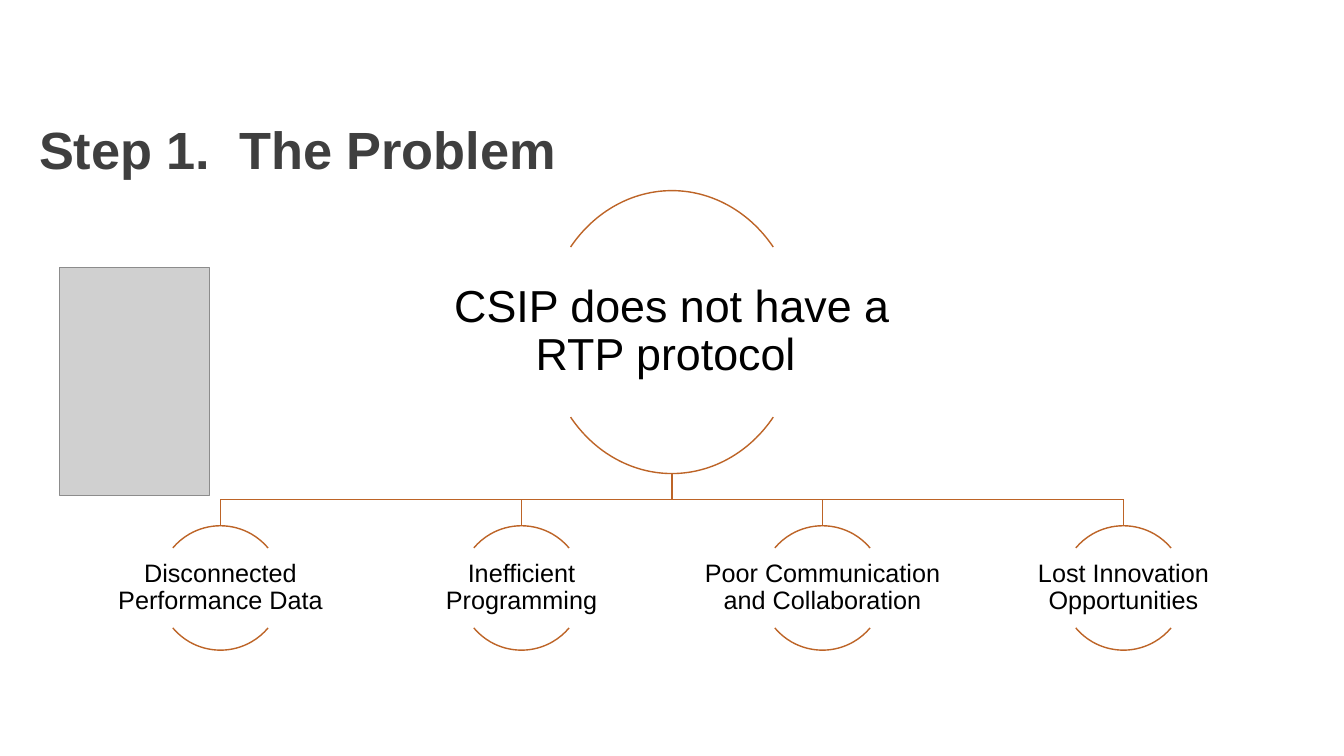
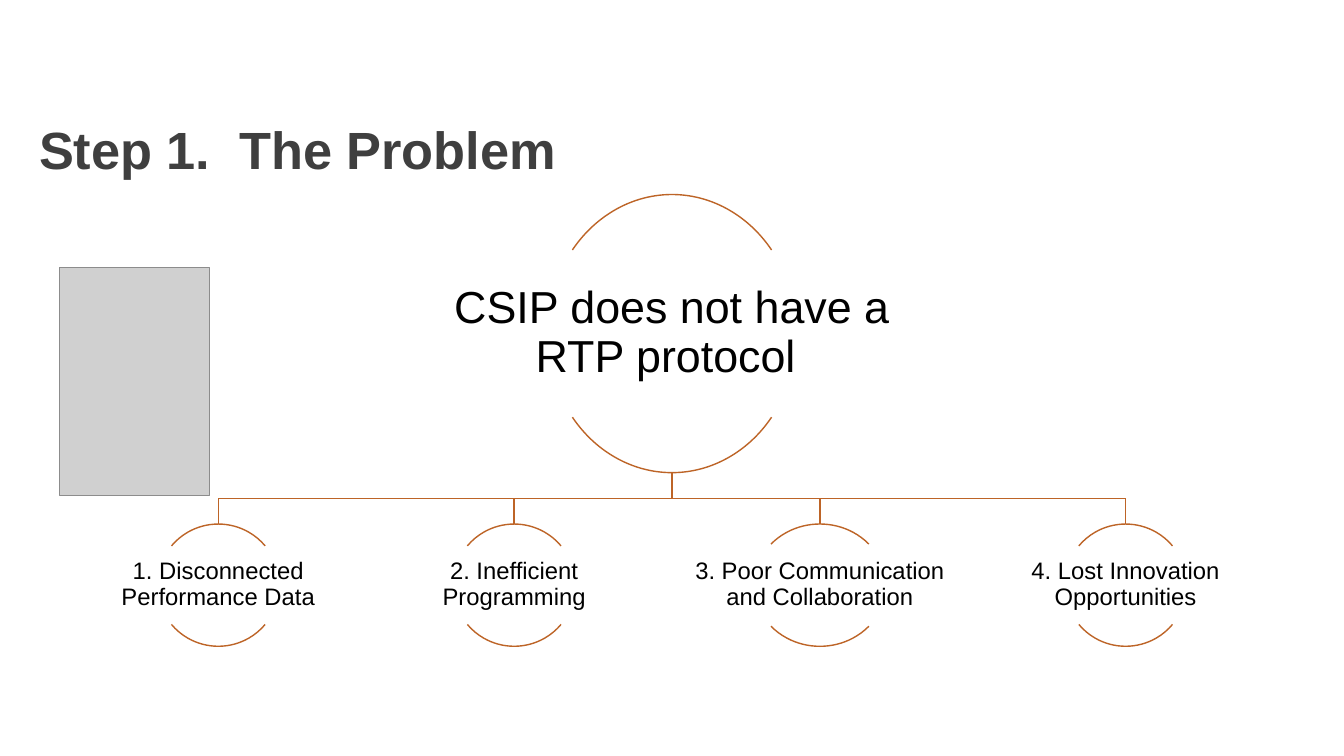
Before and after one commit to AKates717/CSI-Pacific-RTP, a slide deck: slide 5 of RTP Resources/RTP_L&L_2026.pptx (slide 2 before the commit). Drawn at 1344x756 pixels with LibreOffice and Linux fonts; fonts in the diff are those of the drawing; grey boxes stand for pictures; background and template pictures are left out. Boxes give left, top, right and bottom in pixels: in the first picture for what was removed or moved away, otherwise in the second. Text is boxed around its words. In the diff, an @@ line names an element or a change of style, - is before the commit and + after.

```diff
--- a/RTP Resources/RTP_L&L_2026.pptx
+++ b/RTP Resources/RTP_L&L_2026.pptx
@@ arc (boxed as its full ellipse) resized from (x1=545, y1=191, x2=800, y2=474) to (x1=547, y1=195, x2=797, y2=473) @@
@@ arc (boxed as its full ellipse) resized from (x1=545, y1=191, x2=800, y2=474) to (x1=547, y1=195, x2=797, y2=473) @@
@@ freeform shape resized from (x1=521, y1=474, x2=671, y2=526) to (x1=514, y1=473, x2=673, y2=524) @@
@@ outline redrawn in 3 elements at (x1=673, y1=473, x2=1126, y2=524), (x1=219, y1=473, x2=673, y2=524), (x1=673, y1=473, x2=821, y2=524) @@
@@ arc (boxed as its full ellipse) moved from (x1=158, y1=526, x2=282, y2=650) to (x1=157, y1=524, x2=279, y2=646) @@
@@ arc (boxed as its full ellipse) moved from (x1=158, y1=526, x2=282, y2=650) to (x1=157, y1=524, x2=279, y2=646) @@
@@ arc (boxed as its full ellipse) moved from (x1=460, y1=526, x2=584, y2=650) to (x1=453, y1=524, x2=575, y2=646) @@
@@ arc (boxed as its full ellipse) moved from (x1=460, y1=526, x2=584, y2=650) to (x1=453, y1=524, x2=575, y2=646) @@
@@ arc (boxed as its full ellipse) resized from (x1=760, y1=526, x2=884, y2=650) to (x1=754, y1=524, x2=886, y2=646) @@
@@ arc (boxed as its full ellipse) resized from (x1=760, y1=526, x2=884, y2=650) to (x1=754, y1=524, x2=886, y2=646) @@
@@ arc (boxed as its full ellipse) moved from (x1=1062, y1=526, x2=1186, y2=650) to (x1=1065, y1=524, x2=1187, y2=646) @@
@@ arc (boxed as its full ellipse) moved from (x1=1062, y1=526, x2=1186, y2=650) to (x1=1065, y1=524, x2=1187, y2=646) @@
@@ text at (x1=121, y1=561, x2=314, y2=606): text changed; size 18 to 17 pt @@
-Disconnected Performance Data
+1. Disconnected Performance Data
@@ text at (x1=443, y1=561, x2=586, y2=610): text changed; size 18 to 17 pt @@
-Inefficient Programming
+2. Inefficient Programming
@@ text at (x1=695, y1=561, x2=945, y2=606): text changed; size 18 to 17 pt @@
-Poor Communication and Collaboration
+3. Poor Communication and Collaboration
@@ text at (x1=1031, y1=561, x2=1220, y2=610): text changed; size 18 to 17 pt @@
-Lost Innovation Opportunities
+4. Lost Innovation Opportunities
```
Also in this commit, not shown: 6 other slides changed, 3 slides added, 16 other files.
